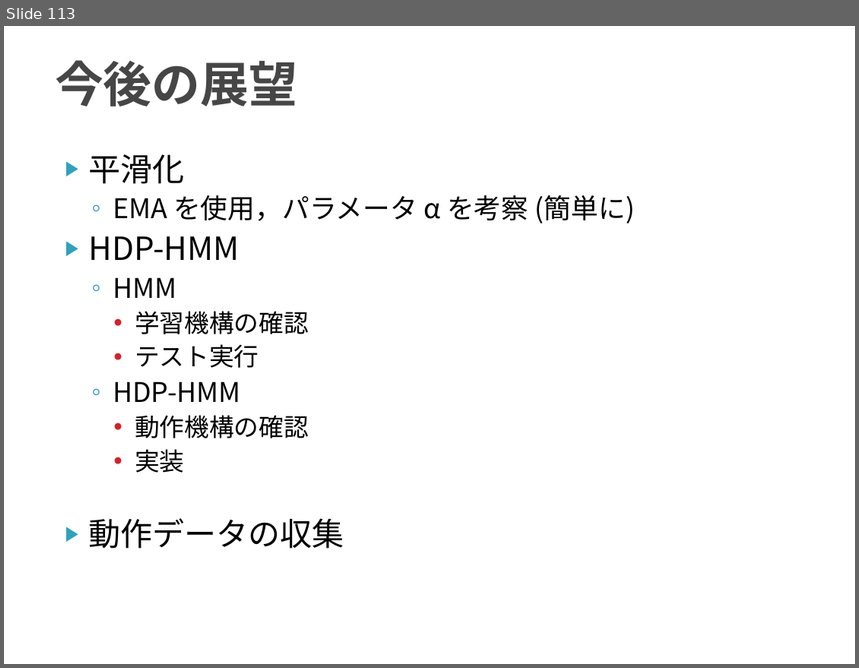
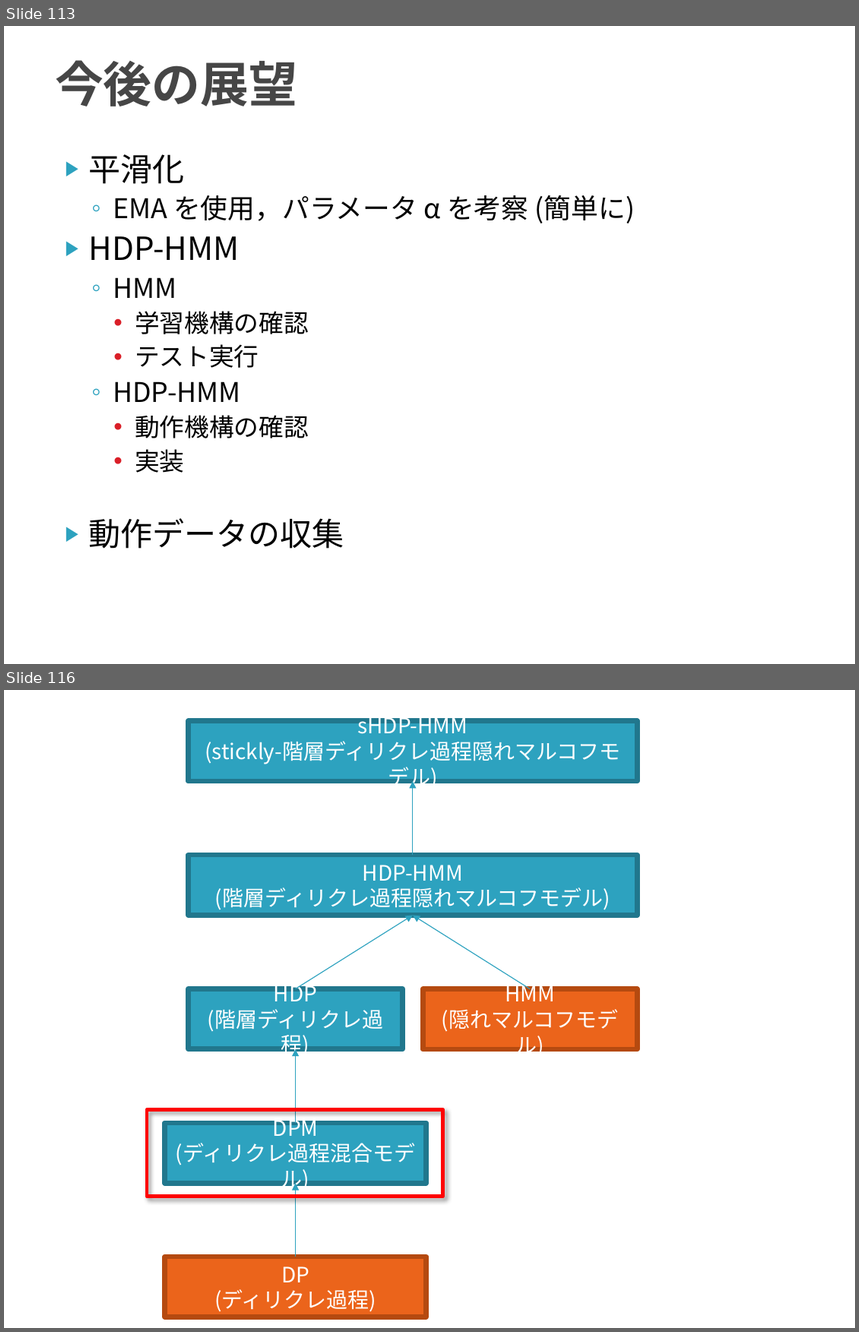
Before and after one commit to TetsuyaKomota/MyMasterStudies, a slide deck: slides/discussion2016.pptx. Shown one above the other, each under a label of ours: slide 113 before the commit, slides 113 and 116 after it; the slides between them are not shown. The pictures are 859x668 and 859x1332 pixels, drawn with LibreOffice and Linux fonts; fonts in the diff are those of the drawing. Boxes give left, top, right and bottom in pixels: in the first picture for what was removed or moved away, otherwise in the second. Text is boxed around its words. In the diff, an @@ line names an element or a change of style, - is before the commit and + after.

```diff
--- a/slides/discussion2016.pptx
+++ b/slides/discussion2016.pptx
@@ slide 116 added at [4, 690, 855, 1328], background #FFFFFF @@
@@ rectangle added at [189, 720, 638, 781], fill #2DA2BF, outline #21788D 4.33 pt, 18 pt, text #FFFFFF @@
+sHDP-HMM
+(stickly-階層ディリクレ過程隠れマルコフモデル)
@@ arrow added from (413, 855) to (413, 781), #2DA2BF 0.75 pt @@
@@ rectangle added at [189, 855, 638, 916], fill #2DA2BF, outline #21788D 4.33 pt, 18 pt, text #FFFFFF @@
+HDP-HMM
+(階層ディリクレ過程隠れマルコフモデル)
@@ arrow added from (296, 989) to (413, 916), #2DA2BF 0.75 pt @@
@@ arrow added from (530, 989) to (413, 916), #2DA2BF 0.75 pt @@
@@ rectangle added at [189, 989, 403, 1049], fill #2DA2BF, outline #21788D 4.33 pt, 18 pt, text #FFFFFF @@
+HDP
+(階層ディリクレ過程)
@@ rectangle added at [423, 989, 637, 1050], fill #EB641B, outline #B54A10 4.33 pt, 18 pt, text #FFFFFF @@
+HMM
+(隠れマルコフモデル)
@@ arrow added from (296, 1123) to (296, 1049), #2DA2BF 0.75 pt @@
@@ rectangle added at [147, 1110, 443, 1196], outline #FF0000 3 pt @@
@@ rectangle added at [165, 1123, 427, 1184], fill #2DA2BF, outline #21788D 4.33 pt, 18 pt, text #FFFFFF @@
+DPM
+(ディリクレ過程混合モデル)
@@ arrow added from (296, 1257) to (296, 1184), #2DA2BF 0.75 pt @@
@@ rectangle added at [165, 1257, 427, 1317], fill #EB641B, outline #B54A10 4.33 pt, 18 pt, text #FFFFFF @@
+DP
+(ディリクレ過程)
```
Also in this commit, not shown: 3 other slides added.
